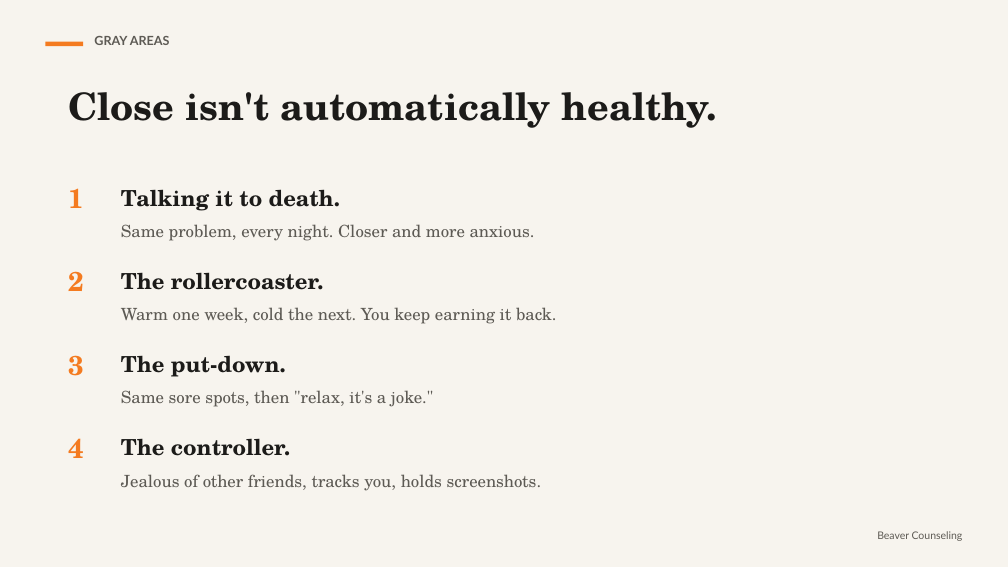
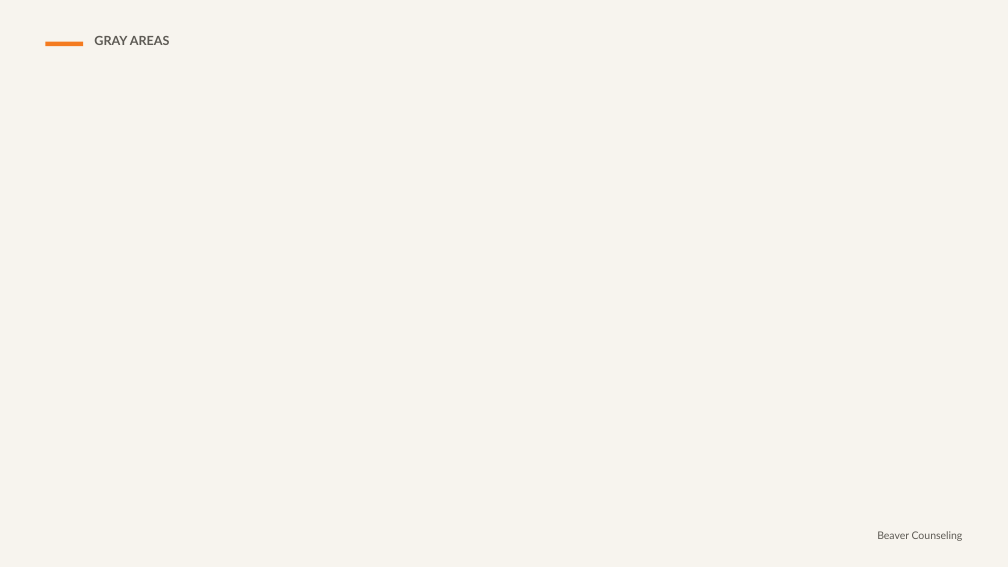
Before and after one commit to rmwtoolkit/bcds-toolkit, a slide deck: slide 15 of decks/is-this-a-good-friend-lesson-v2.pptx (slide 7 before the commit). Drawn at 1008x567 pixels with LibreOffice and Linux fonts; fonts in the diff are those of the drawing; background and template pictures are left out. Boxes give left, top, right and bottom in pixels: in the first picture for what was removed or moved away, otherwise in the second. Text is boxed around its words. In the diff, an @@ line names an element or a change of style, - is before the commit and + after.

```diff
--- a/decks/is-this-a-good-friend-lesson-v2.pptx
+++ b/decks/is-this-a-good-friend-lesson-v2.pptx
@@ text removed at [68, 92, 718, 128] @@
-Close isn't automatically healthy.
@@ text removed at [68, 188, 84, 208] @@
-1
@@ text removed at [121, 189, 535, 241] @@
-Talking it to death.
-Same problem, every night. Closer and more anxious.
@@ text removed at [68, 271, 84, 291] @@
-2
@@ text removed at [121, 272, 556, 324] @@
-The rollercoaster.
-Warm one week, cold the next. You keep earning it back.
@@ text removed at [68, 355, 84, 376] @@
-3
@@ text removed at [121, 355, 433, 407] @@
-The put-down.
-Same sore spots, then "relax, it's a joke."
@@ text removed at [68, 438, 84, 458] @@
-4
@@ text removed at [121, 438, 542, 491] @@
-The controller.
-Jealous of other friends, tracks you, holds screenshots.
```
Also in this commit, not shown: 8 other slides changed, 18 slides added, 5 slides removed, 12 other files.
